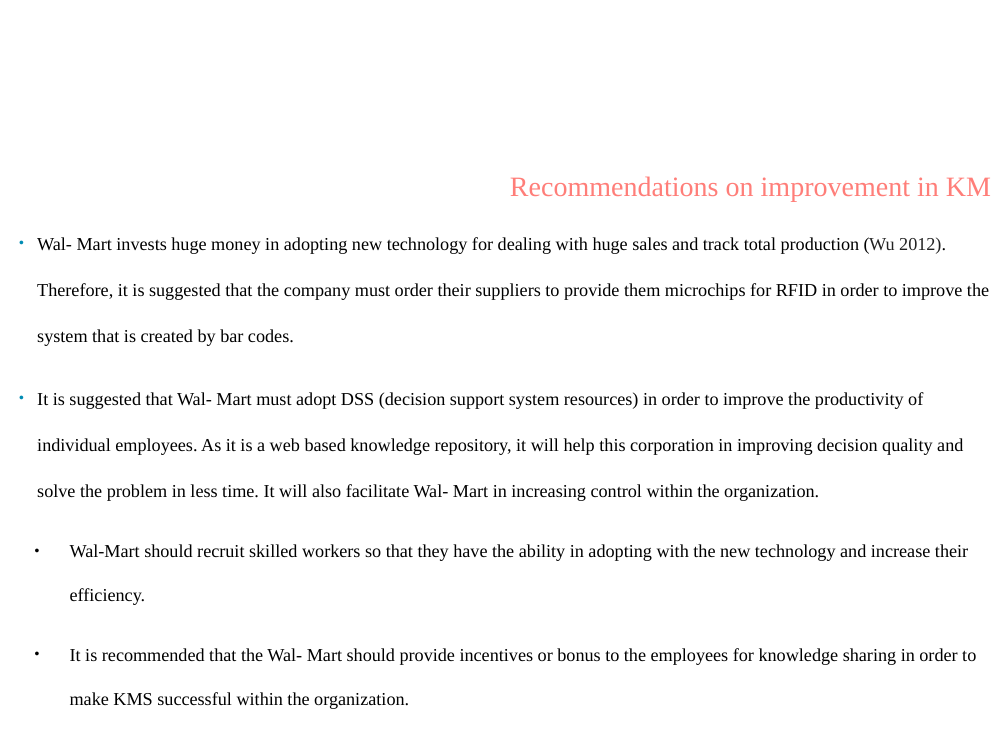
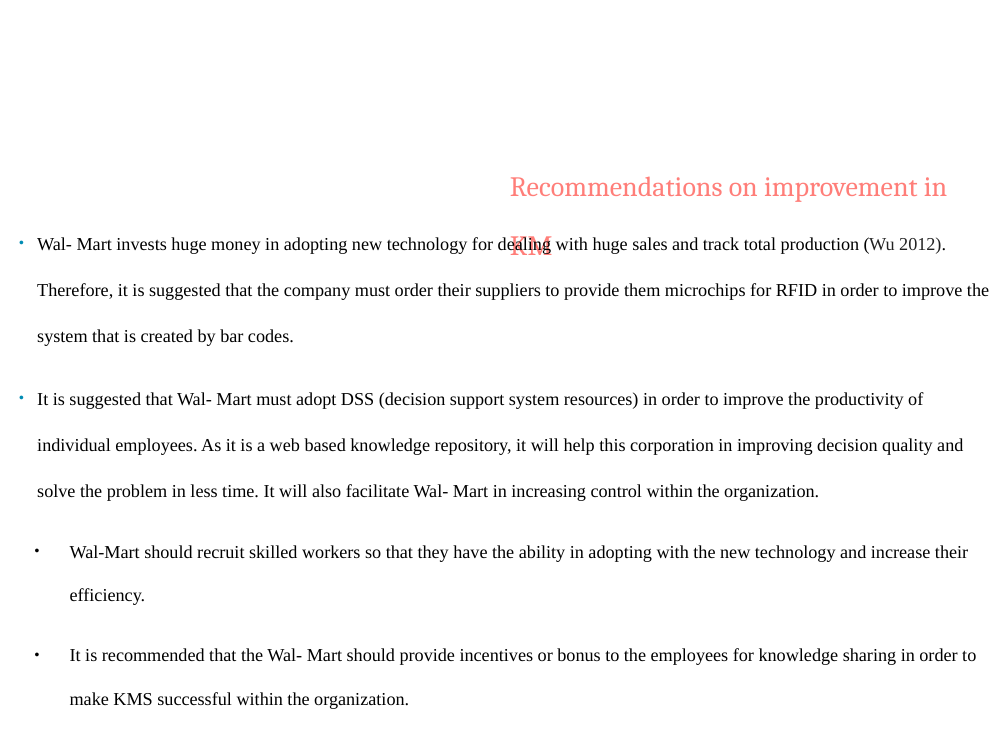
Before and after one commit to asinghania71/KM_PROJECT, a slide deck: slide 11 of kmppt.pptx. Drawn at 1008x756 pixels with LibreOffice and Linux fonts; fonts in the diff are those of the drawing; background and template pictures are left out. Boxes give left, top, right and bottom in pixels: in the first picture for what was removed or moved away, otherwise in the second. Text is boxed around its words. In the diff, an @@ line names an element or a change of style, - is before the commit and + after.

```diff
--- a/kmppt.pptx
+++ b/kmppt.pptx
@@ text "Recommendations on improvement in KM" at <box>510,176,947,255</box>: font Times New Roman to Cambria @@
```
Also in this commit, not shown: 8 other slides changed, 1 other file.
